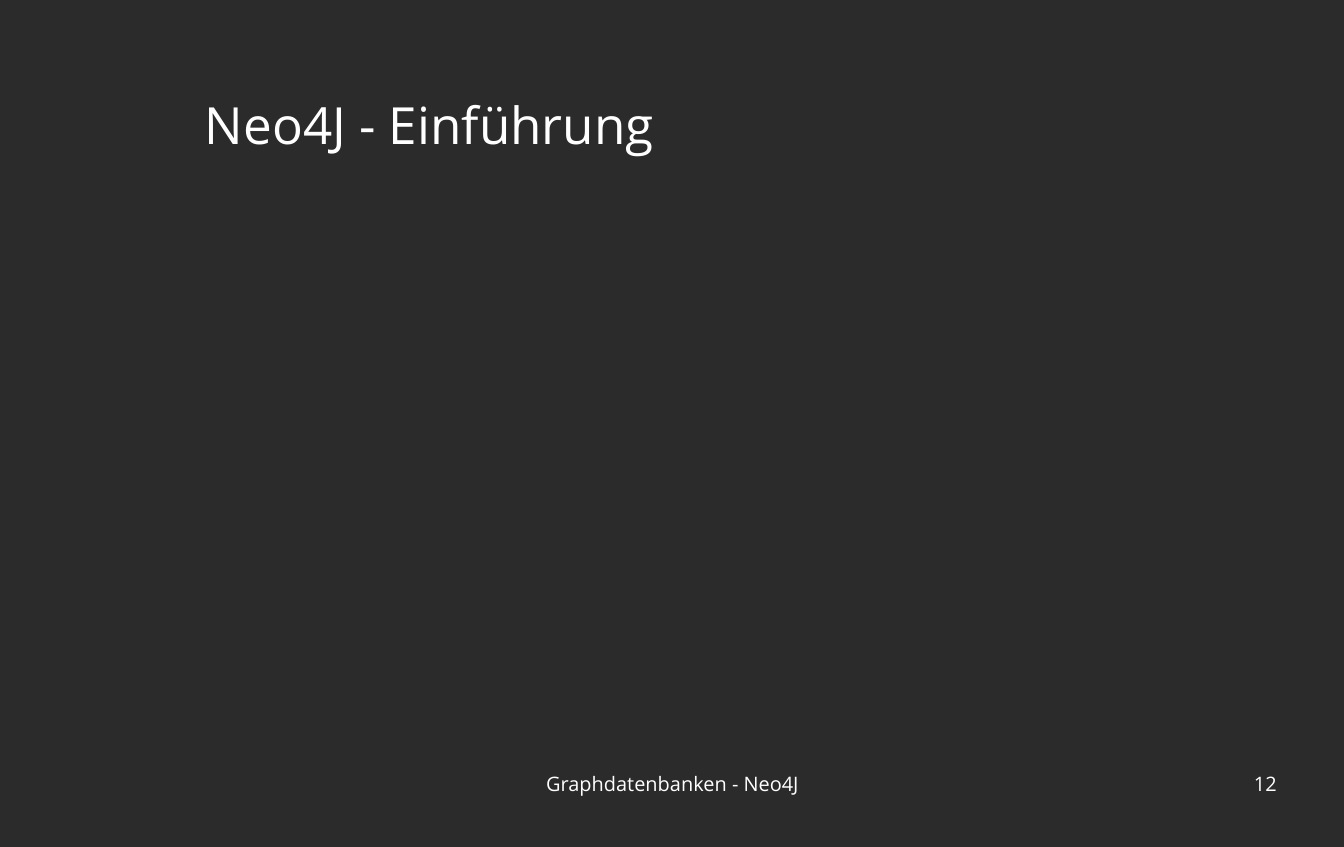
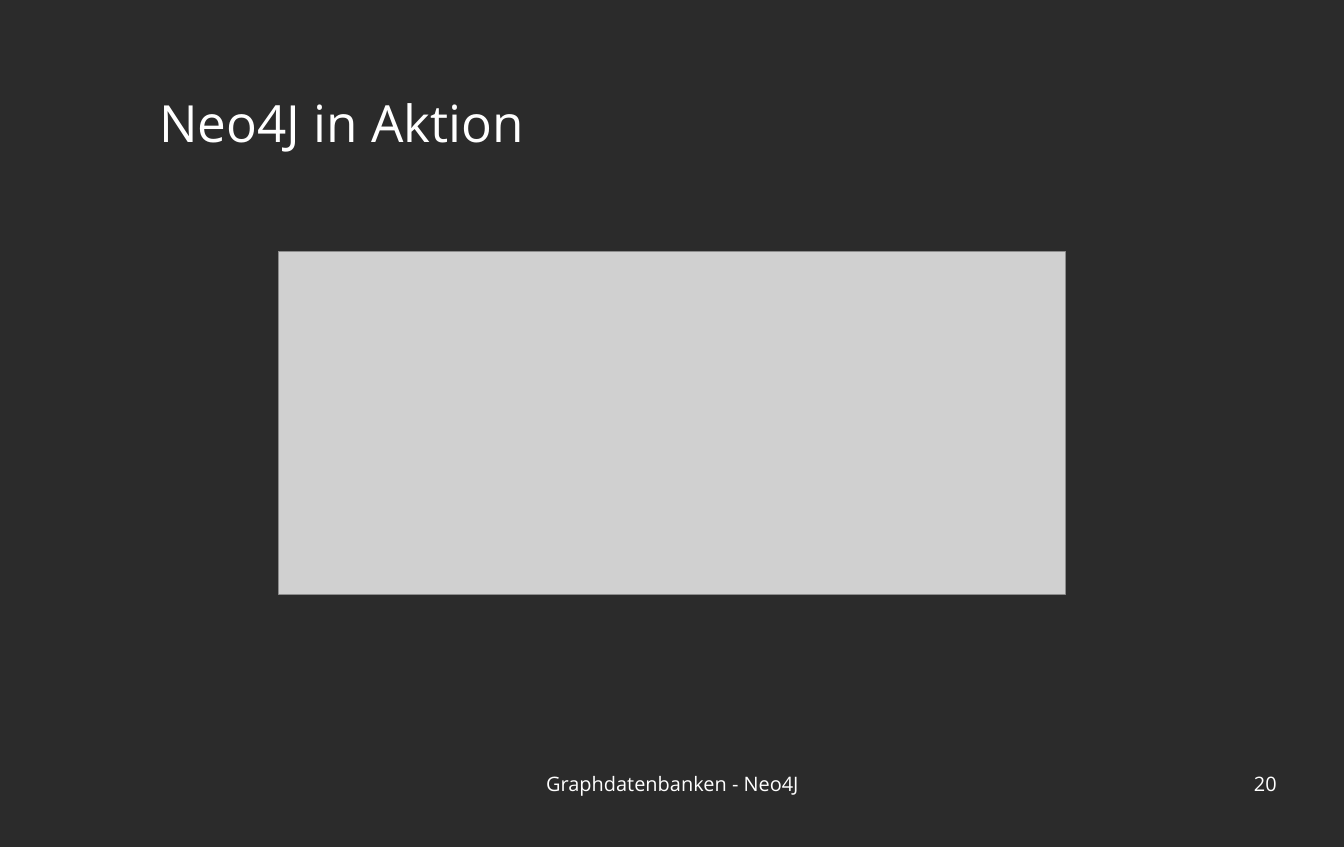
Before and after one commit to blublab/ais, a slide deck: slide 20 of praesi.odp (slide 12 before the commit). Drawn at 1344x847 pixels with LibreOffice and Linux fonts; fonts in the diff are those of the drawing; grey boxes stand for pictures; background and template pictures are left out; a plain dark background stands for a picture behind light text. Boxes give left, top, right and bottom in pixels: in the first picture for what was removed or moved away, otherwise in the second. Text is boxed around its words. In the diff, an @@ line names an element or a change of style, - is before the commit and + after.

```diff
--- a/praesi.odp
+++ b/praesi.odp
@@ title at (x1=159, y1=103, x2=524, y2=152): text changed @@
-Neo4J - Einführung
+Neo4J in Aktion
@@ picture added at (x1=279, y1=251, x2=1065, y2=594) @@
@@ page number at (x1=1254, y1=776, x2=1277, y2=791): text changed @@
-12
+20
```
Also in this commit, not shown: 6 other slides changed, 14 slides added, 3 slides removed, 51 other files.
